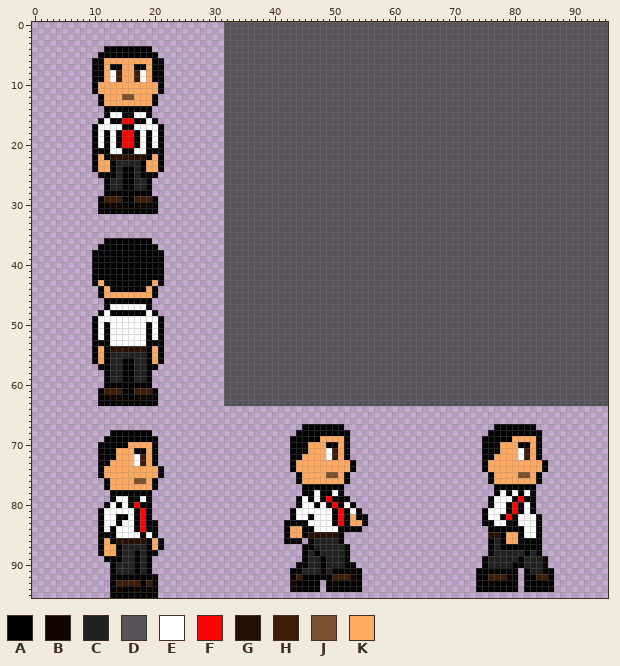
Sprite sheet: gfx/sprites/hero.png. This is how it looked before the edit.
The file is 96x96 pixels.
Palette (. is transparent): A #000000  B #0f0601  C #212121  D #555358  E #ffffff  F #ff0000  G #261003  H #3f1c05  J #7a502e  K #ffaa60
Pixels before (only the part around the change), first column x 20:
 0 ............DDDDDDDDDDDDDDDDDDDDDDDDDDDDDDDDDDDDDDDDDDDDDDDDDDDDDDDDDDDDDDDD
 1 ............DDDDDDDDDDDDDDDDDDDDDDDDDDDDDDDDDDDDDDDDDDDDDDDDDDDDDDDDDDDDDDDD
 2 ............DDDDDDDDDDDDDDDDDDDDDDDDDDDDDDDDDDDDDDDDDDDDDDDDDDDDDDDDDDDDDDDD
 3 ............DDDDDDDDDDDDDDDDDDDDDDDDDDDDDDDDDDDDDDDDDDDDDDDDDDDDDDDDDDDDDDDD
 4 ............DDDDDDDDDDDDDDDDDDDDDDDDDDDDDDDDDDDDDDDDDDDDDDDDDDDDDDDDDDDDDDDD
 5 A...........DDDDDDDDDDDDDDDDDDDDDDDDDDDDDDDDDDDDDDDDDDDDDDDDDDDDDDDDDDDDDDDD
 6 AA..........DDDDDDDDDDDDDDDDDDDDDDDDDDDDDDDDDDDDDDDDDDDDDDDDDDDDDDDDDDDDDDDD
 7 AA..........DDDDDDDDDDDDDDDDDDDDDDDDDDDDDDDDDDDDDDDDDDDDDDDDDDDDDDDDDDDDDDDD
 8 AA..........DDDDDDDDDDDDDDDDDDDDDDDDDDDDDDDDDDDDDDDDDDDDDDDDDDDDDDDDDDDDDDDD
 9 AA..........DDDDDDDDDDDDDDDDDDDDDDDDDDDDDDDDDDDDDDDDDDDDDDDDDDDDDDDDDDDDDDDD
10 KA..........DDDDDDDDDDDDDDDDDDDDDDDDDDDDDDDDDDDDDDDDDDDDDDDDDDDDDDDDDDDDDDDD
11 KA..........DDDDDDDDDDDDDDDDDDDDDDDDDDDDDDDDDDDDDDDDDDDDDDDDDDDDDDDDDDDDDDDD
12 A...........DDDDDDDDDDDDDDDDDDDDDDDDDDDDDDDDDDDDDDDDDDDDDDDDDDDDDDDDDDDDDDDD
13 A...........DDDDDDDDDDDDDDDDDDDDDDDDDDDDDDDDDDDDDDDDDDDDDDDDDDDDDDDDDDDDDDDD
14 ............DDDDDDDDDDDDDDDDDDDDDDDDDDDDDDDDDDDDDDDDDDDDDDDDDDDDDDDDDDDDDDDD
15 ............DDDDDDDDDDDDDDDDDDDDDDDDDDDDDDDDDDDDDDDDDDDDDDDDDDDDDDDDDDDDDDDD
16 A...........DDDDDDDDDDDDDDDDDDDDDDDDDDDDDDDDDDDDDDDDDDDDDDDDDDDDDDDDDDDDDDDD
17 EA..........DDDDDDDDDDDDDDDDDDDDDDDDDDDDDDDDDDDDDDDDDDDDDDDDDDDDDDDDDDDDDDDD
18 EA..........DDDDDDDDDDDDDDDDDDDDDDDDDDDDDDDDDDDDDDDDDDDDDDDDDDDDDDDDDDDDDDDD
19 EA..........DDDDDDDDDDDDDDDDDDDDDDDDDDDDDDDDDDDDDDDDDDDDDDDDDDDDDDDDDDDDDDDD
20 EA..........DDDDDDDDDDDDDDDDDDDDDDDDDDDDDDDDDDDDDDDDDDDDDDDDDDDDDDDDDDDDDDDD
21 AA..........DDDDDDDDDDDDDDDDDDDDDDDDDDDDDDDDDDDDDDDDDDDDDDDDDDDDDDDDDDDDDDDD
22 KA..........DDDDDDDDDDDDDDDDDDDDDDDDDDDDDDDDDDDDDDDDDDDDDDDDDDDDDDDDDDDDDDDD
23 KA..........DDDDDDDDDDDDDDDDDDDDDDDDDDDDDDDDDDDDDDDDDDDDDDDDDDDDDDDDDDDDDDDD
24 KA..........DDDDDDDDDDDDDDDDDDDDDDDDDDDDDDDDDDDDDDDDDDDDDDDDDDDDDDDDDDDDDDDD
25 A...........DDDDDDDDDDDDDDDDDDDDDDDDDDDDDDDDDDDDDDDDDDDDDDDDDDDDDDDDDDDDDDDD
26 ............DDDDDDDDDDDDDDDDDDDDDDDDDDDDDDDDDDDDDDDDDDDDDDDDDDDDDDDDDDDDDDDD
27 ............DDDDDDDDDDDDDDDDDDDDDDDDDDDDDDDDDDDDDDDDDDDDDDDDDDDDDDDDDDDDDDDD
28 ............DDDDDDDDDDDDDDDDDDDDDDDDDDDDDDDDDDDDDDDDDDDDDDDDDDDDDDDDDDDDDDDD
29 A...........DDDDDDDDDDDDDDDDDDDDDDDDDDDDDDDDDDDDDDDDDDDDDDDDDDDDDDDDDDDDDDDD
30 A...........DDDDDDDDDDDDDDDDDDDDDDDDDDDDDDDDDDDDDDDDDDDDDDDDDDDDDDDDDDDDDDDD
31 A...........DDDDDDDDDDDDDDDDDDDDDDDDDDDDDDDDDDDDDDDDDDDDDDDDDDDDDDDDDDDDDDDD
32 ............DDDDDDDDDDDDDDDDDDDDDDDDDDDDDDDDDDDDDDDDDDDDDDDDDDDDDDDDDDDDDDDD
33 ............DDDDDDDDDDDDDDDDDDDDDDDDDDDDDDDDDDDDDDDDDDDDDDDDDDDDDDDDDDDDDDDD
34 ............DDDDDDDDDDDDDDDDDDDDDDDDDDDDDDDDDDDDDDDDDDDDDDDDDDDDDDDDDDDDDDDD
35 ............DDDDDDDDDDDDDDDDDDDDDDDDDDDDDDDDDDDDDDDDDDDDDDDDDDDDDDDDDDDDDDDD
36 ............DDDDDDDDDDDDDDDDDDDDDDDDDDDDDDDDDDDDDDDDDDDDDDDDDDDDDDDDDDDDDDDD
37 A...........DDDDDDDDDDDDDDDDDDDDDDDDDDDDDDDDDDDDDDDDDDDDDDDDDDDDDDDDDDDDDDDD
38 AA..........DDDDDDDDDDDDDDDDDDDDDDDDDDDDDDDDDDDDDDDDDDDDDDDDDDDDDDDDDDDDDDDD
39 AA..........DDDDDDDDDDDDDDDDDDDDDDDDDDDDDDDDDDDDDDDDDDDDDDDDDDDDDDDDDDDDDDDD
40 AA..........DDDDDDDDDDDDDDDDDDDDDDDDDDDDDDDDDDDDDDDDDDDDDDDDDDDDDDDDDDDDDDDD
41 AA..........DDDDDDDDDDDDDDDDDDDDDDDDDDDDDDDDDDDDDDDDDDDDDDDDDDDDDDDDDDDDDDDD
42 AA..........DDDDDDDDDDDDDDDDDDDDDDDDDDDDDDDDDDDDDDDDDDDDDDDDDDDDDDDDDDDDDDDD
43 KA..........DDDDDDDDDDDDDDDDDDDDDDDDDDDDDDDDDDDDDDDDDDDDDDDDDDDDDDDDDDDDDDDD
44 A...........DDDDDDDDDDDDDDDDDDDDDDDDDDDDDDDDDDDDDDDDDDDDDDDDDDDDDDDDDDDDDDDD
45 A...........DDDDDDDDDDDDDDDDDDDDDDDDDDDDDDDDDDDDDDDDDDDDDDDDDDDDDDDDDDDDDDDD
And afterwards:
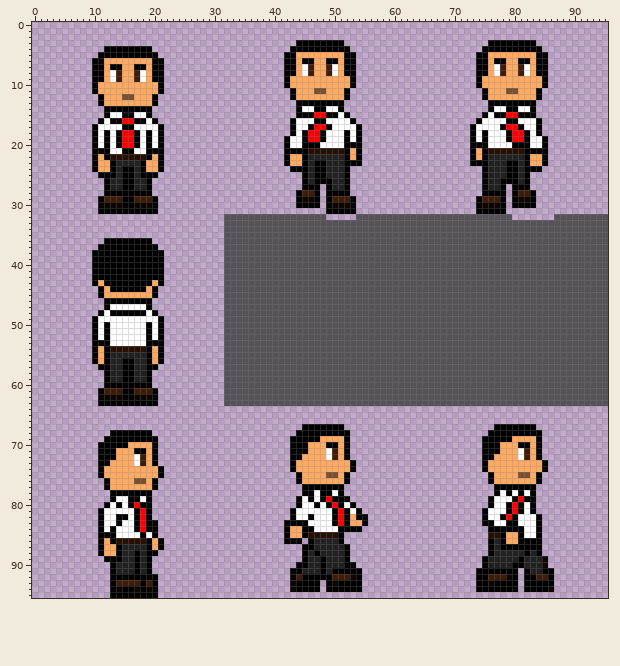
Diff:
y 0..2: x 32..95 DDDDDDDDDDDDDDDDDDDDDDDDDDDDDDDDDDDDDDDDDDDDDDDDDDDDDDDDDDDDDDDD -> ................................................................
y 3: x 32..95 DDDDDDDDDDDDDDDDDDDDDDDDDDDDDDDDDDDDDDDDDDDDDDDDDDDDDDDDDDDDDDDD -> ............AAAAAAAA........................AAAAAAAA............
y 4: x 32..95 DDDDDDDDDDDDDDDDDDDDDDDDDDDDDDDDDDDDDDDDDDDDDDDDDDDDDDDDDDDDDDDD -> ...........AAAAAAAAAA......................AAAAAAAAAA...........
y 5: x 32..95 DDDDDDDDDDDDDDDDDDDDDDDDDDDDDDDDDDDDDDDDDDDDDDDDDDDDDDDDDDDDDDDD -> ..........AAKKKKKKKKAA....................AAKKKKKKKKAA..........
y 6: x 32..95 DDDDDDDDDDDDDDDDDDDDDDDDDDDDDDDDDDDDDDDDDDDDDDDDDDDDDDDDDDDDDDDD -> ..........AAKAAKKAAKAA....................AAKAAKKAAKAA..........
y 7..8: x 32..95 DDDDDDDDDDDDDDDDDDDDDDDDDDDDDDDDDDDDDDDDDDDDDDDDDDDDDDDDDDDDDDDD -> ..........AAKEHKKHEKAA....................AAKEHKKHEKAA..........
y 9..10: x 32..95 DDDDDDDDDDDDDDDDDDDDDDDDDDDDDDDDDDDDDDDDDDDDDDDDDDDDDDDDDDDDDDDD -> ..........AKKKKKKKKKKA....................AKKKKKKKKKKA..........
y 11: x 32..95 DDDDDDDDDDDDDDDDDDDDDDDDDDDDDDDDDDDDDDDDDDDDDDDDDDDDDDDDDDDDDDDD -> ...........AKKKJJKKKA......................AKKKJJKKKA...........
y 12: x 32..95 DDDDDDDDDDDDDDDDDDDDDDDDDDDDDDDDDDDDDDDDDDDDDDDDDDDDDDDDDDDDDDDD -> ...........AKKKKKKKKA......................AKKKKKKKKA...........
y 13: x 32..95 DDDDDDDDDDDDDDDDDDDDDDDDDDDDDDDDDDDDDDDDDDDDDDDDDDDDDDDDDDDDDDDD -> ............AAAAAAAA........................AAAAAAAA............
y 14: x 32..95 DDDDDDDDDDDDDDDDDDDDDDDDDDDDDDDDDDDDDDDDDDDDDDDDDDDDDDDDDDDDDDDD -> ............AEEAAEEA........................AEEAAEEA............
y 15: x 32..95 DDDDDDDDDDDDDDDDDDDDDDDDDDDDDDDDDDDDDDDDDDDDDDDDDDDDDDDDDDDDDDDD -> ............AAAFFAAEA......................AEAAFFAAA............
y 16: x 32..95 DDDDDDDDDDDDDDDDDDDDDDDDDDDDDDDDDDDDDDDDDDDDDDDDDDDDDDDDDDDDDDDD -> ...........AEEEAAEEEEA....................AEEEEAAEEEA...........
y 17: x 32..95 DDDDDDDDDDDDDDDDDDDDDDDDDDDDDDDDDDDDDDDDDDDDDDDDDDDDDDDDDDDDDDDD -> ...........AEEAFFAEEEEA..................AEEEEAFFAEEA...........
y 18: x 32..95 DDDDDDDDDDDDDDDDDDDDDDDDDDDDDDDDDDDDDDDDDDDDDDDDDDDDDDDDDDDDDDDD -> ...........AEAFFAEEEAEA..................AEAEEEAFFAEA...........
y 19: x 32..95 DDDDDDDDDDDDDDDDDDDDDDDDDDDDDDDDDDDDDDDDDDDDDDDDDDDDDDDDDDDDDDDD -> ..........AEEAFFAEEEAEA..................AEAEEEAFFAEEA..........
y 20: x 32..95 DDDDDDDDDDDDDDDDDDDDDDDDDDDDDDDDDDDDDDDDDDDDDDDDDDDDDDDDDDDDDDDD -> ..........AEEAAAEEEEAAA..................AAAEEEEAAAEEA..........
y 21: x 32..95 DDDDDDDDDDDDDDDDDDDDDDDDDDDDDDDDDDDDDDDDDDDDDDDDDDDDDDDDDDDDDDDD -> ..........AAAAGGGGGGAKA..................AKAGGGGGGAAAA..........
y 22: x 32..95 DDDDDDDDDDDDDDDDDDDDDDDDDDDDDDDDDDDDDDDDDDDDDDDDDDDDDDDDDDDDDDDD -> ..........AKKACCCCCCAKA..................AKACCCCCCAKKA..........
y 23: x 32..95 DDDDDDDDDDDDDDDDDDDDDDDDDDDDDDDDDDDDDDDDDDDDDDDDDDDDDDDDDDDDDDDD -> ..........AKKACAACCCAAA..................AAACCCAACAKKA..........
y 24: x 32..95 DDDDDDDDDDDDDDDDDDDDDDDDDDDDDDDDDDDDDDDDDDDDDDDDDDDDDDDDDDDDDDDD -> ...........AAACAACCCA......................ACCCAACAAA...........
y 25: x 32..95 DDDDDDDDDDDDDDDDDDDDDDDDDDDDDDDDDDDDDDDDDDDDDDDDDDDDDDDDDDDDDDDD -> .............ACAACCCA......................ACCCAACA.............
y 26: x 32..95 DDDDDDDDDDDDDDDDDDDDDDDDDDDDDDDDDDDDDDDDDDDDDDDDDDDDDDDDDDDDDDDD -> .............ACAAACCA......................ACCAAACA.............
y 27: x 32..95 DDDDDDDDDDDDDDDDDDDDDDDDDDDDDDDDDDDDDDDDDDDDDDDDDDDDDDDDDDDDDDDD -> .............AAA.ACCA......................ACCA.AAA.............
y 28: x 32..95 DDDDDDDDDDDDDDDDDDDDDDDDDDDDDDDDDDDDDDDDDDDDDDDDDDDDDDDDDDDDDDDD -> ............AHHA.AAAA......................AAAA.AHHA............
y 29: x 32..95 DDDDDDDDDDDDDDDDDDDDDDDDDDDDDDDDDDDDDDDDDDDDDDDDDDDDDDDDDDDDDDDD -> ............ABBA.AHHHA....................AHHHA.ABBA............
y 30: x 32..95 DDDDDDDDDDDDDDDDDDDDDDDDDDDDDDDDDDDDDDDDDDDDDDDDDDDDDDDDDDDDDDDD -> ............AAAA.ABBBA....................ABBBA.AAAA............
y 31: x 32..95 DDDDDDDDDDDDDDDDDDDDDDDDDDDDDDDDDDDDDDDDDDDDDDDDDDDDDDDDDDDDDDDD -> .................AAAAA....................AAAAA.................
y 32: x 49..53 DDDDD -> .....; x 80..86 DDDDDDD -> .......
Changed places in both pictures, as pixel boxes (x1, y1, x2, y2):
changed: (224, 22, 608, 220)
